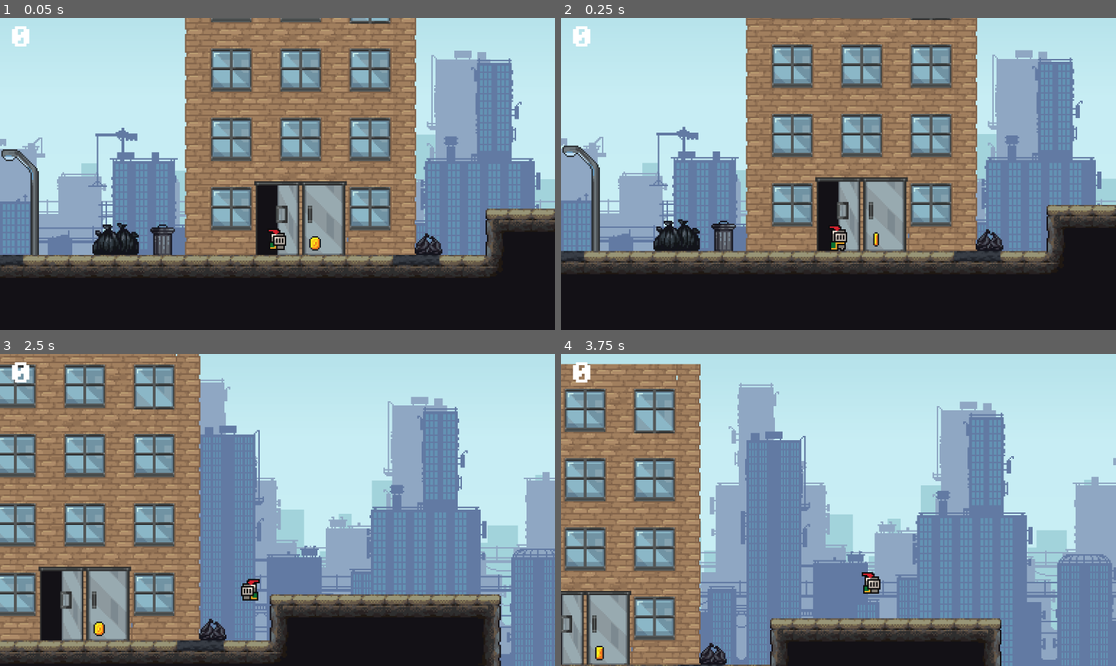
Above: before the commit, frames 1-4 (two rows, left to right).
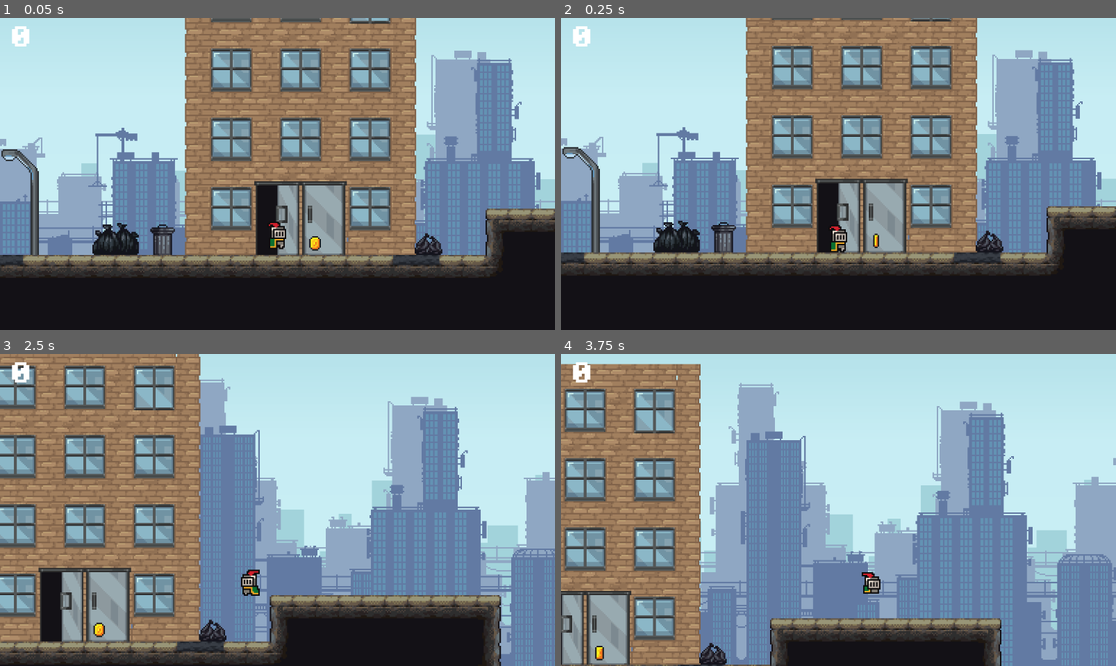
Above: after the commit, the same moments.

Repository: naziae23/brackeys-game-jam-2026
Game: Godot game, scene res://scenes/game.tscn
Two runs of this game, one before a commit and one after it. Both use one fixed random seed, a clock stepped at 60 frames per second and the inputs below.
Inputs:
- Up to frame 1 (0.05 s): no input
- Up to frame 2 (0.25 s): no input
- Up to frame 3 (2.5 s): hold D (move_right) 0.53-2.03 s; tap Space (jump) at 0.6, 0.77, 1.07, 1.52, 1.55, 1.82, 2.1 s; tap Shift (Dash) at 1.35 s; hold A (move_left) from 2.03 s (still down)
- Up to frame 4 (3.75 s): release A (move_left) at 2.78 s; hold D (move_right) from 2.78 s (still down); tap Shift (Dash) at 2.85 s; tap Space (jump) at 3.02, 3.05, 3.32, 3.6 s

The runs differ from the first frame. In frame 1, 0.2% of the frame differs, in the area x 48-52%, y 65-75%; in frame 2, 12%, in the area x 0-100%, y 0-82%; in frame 3, 7.9%; in frame 4, nothing differs.

Commit message:
added coyote frames

Diff:
--- a/scripts/player.gd
+++ b/scripts/player.gd
@@ -11,11 +11,21 @@
 var dash_dir: Vector2 = Vector2.RIGHT
 var dash_timer: float = 0.0
 
+var is_jumping: bool = false
+var time_since_grounded = 0.0
+
 @export var omnidash: bool = true;
+@export var coyoteTime: float = 0.1
 
 @onready var sprite: AnimatedSprite2D = $AnimatedSprite2D
 
 func _physics_process(delta: float) -> void:
+
+	if !is_on_floor():
+		time_since_grounded += delta
+	else:
+		time_since_grounded = 0
+		is_jumping = false
 
 	if !is_dashing:
 		update_gravity(delta)
@@ -26,7 +36,7 @@
 		update_movement(direction)
 	animate(direction)
 
-	if is_on_floor():
+	if is_on_floor_coyote():
 		if !is_dashing and !can_dash:
 			can_dash = true
 
@@ -36,12 +46,13 @@
 	move_and_slide()
 
 func update_gravity(delta: float) -> void:
-	if not is_on_floor():
+	if not is_on_floor_coyote():
 		velocity += get_gravity() * delta
 
-func update_movement(direction: int) -> void:
-	if Input.is_action_just_pressed("jump") and is_on_floor():
+func update_movement(direction: float) -> void:
+	if Input.is_action_just_pressed("jump") and is_on_floor_coyote():
 		velocity.y = JUMP_VELOCITY
+		is_jumping = true
 	if direction:
 		velocity.x = direction * SPEED
 	else:
@@ -87,7 +98,7 @@
 	else:
 		$GPUParticles2D.emitting = false
 
-func animate(direction: int) -> void :
+func animate(direction: float) -> void :
 	if direction > 0:
 		sprite.flip_h = false
 		$GPUParticles2D.scale.x = 1
@@ -97,10 +108,13 @@
 
 	if is_dashing:
 			sprite.play("dash")
-	elif is_on_floor():
+	elif is_on_floor_coyote():
 		if direction == 0:
 			sprite.play("idle")
 		else:
 			sprite.play("run")
 	else:
 		sprite.play("jump")
+
+func is_on_floor_coyote() -> bool:
+	return (time_since_grounded <= coyoteTime) and !is_jumping
